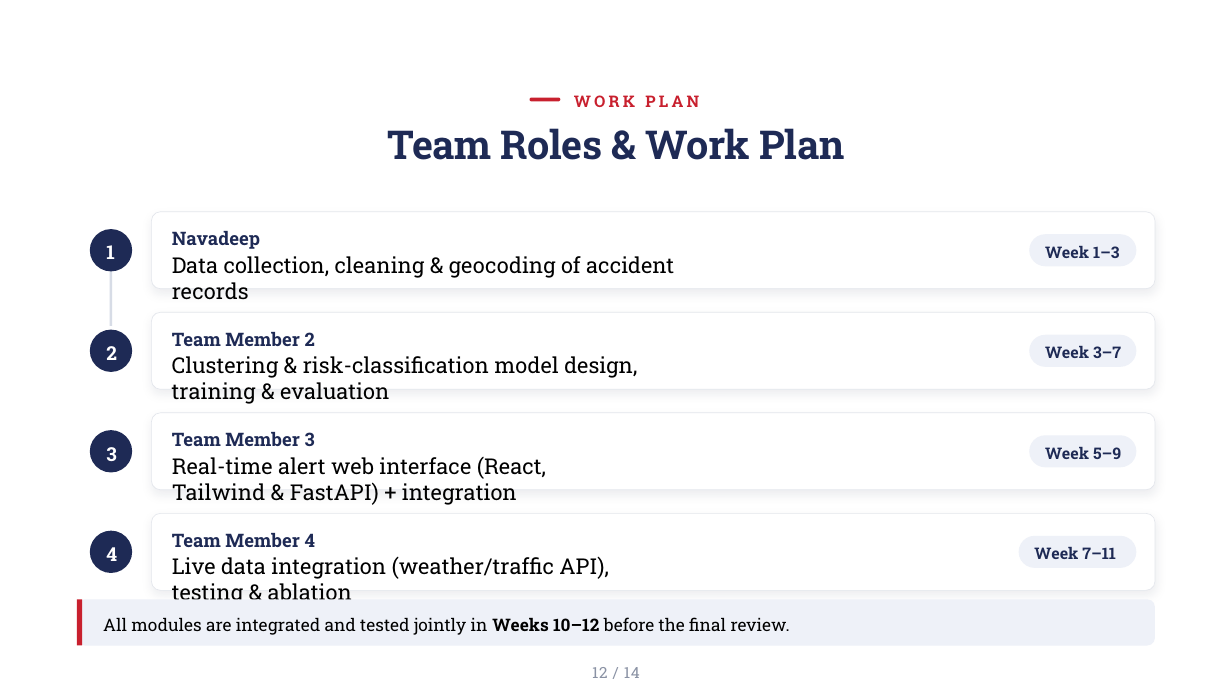
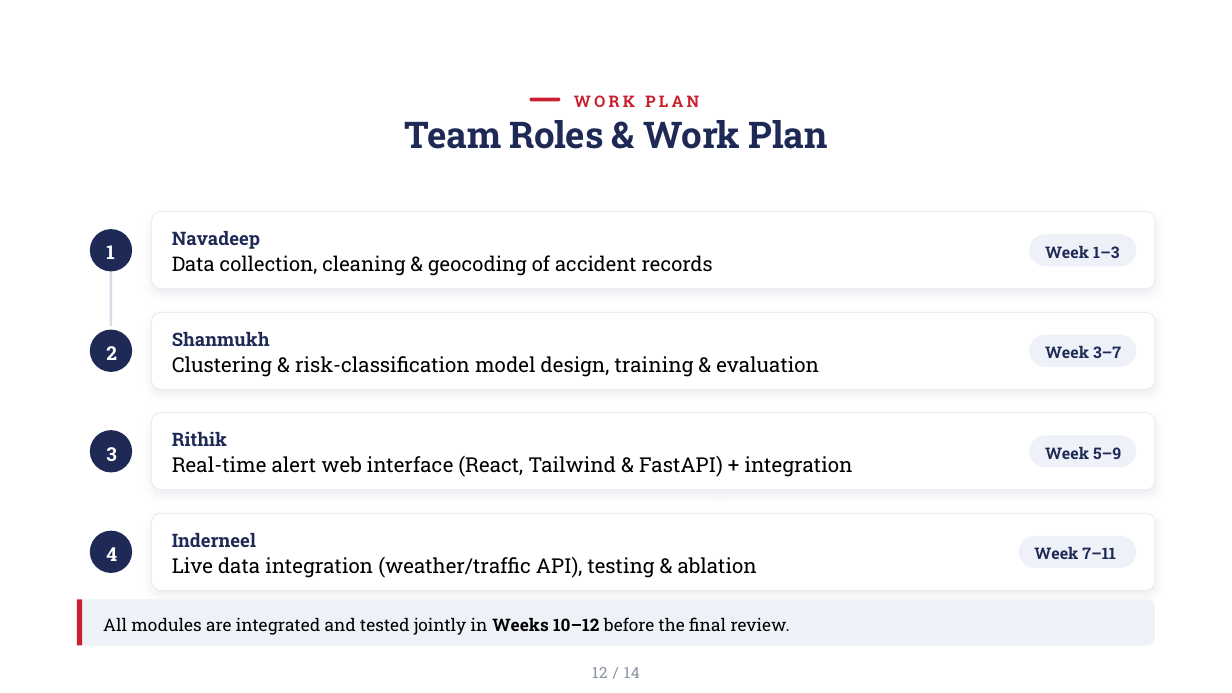
Before and after one commit to Shanmukhcr7/SafeRoute-AI, a slide deck: slide 12 of AI_Road_Accident_RiskZone_Detection_Review1_UPDATED_FIXED.pptx. Drawn at 1232x693 pixels with LibreOffice and Linux fonts; fonts in the diff are those of the drawing; background and template pictures are left out. Boxes give left, top, right and bottom in pixels: in the first picture for what was removed or moved away, otherwise in the second. Text is boxed around its words. In the diff, an @@ line names an element or a change of style, - is before the commit and + after.

```diff
--- a/AI_Road_Accident_RiskZone_Detection_Review1_UPDATED_FIXED.pptx
+++ b/AI_Road_Accident_RiskZone_Detection_Review1_UPDATED_FIXED.pptx
@@ text "Team Roles & Work Plan" at <box>405,120,828,149</box>: size 46.5 to 43 pt; line spacing 1 to 0.8 @@
@@ text "Data collection, cleaning & geocoding ..." at <box>172,255,713,276</box>: size 25.5 to 23.6 pt @@
@@ text at <box>172,332,270,346</box>: text changed @@
-Team Member 2
+Shanmukh
@@ text at <box>172,432,227,446</box>: text changed @@
-Team Member 3
+Rithik
@@ size 25.5 to 24 pt in 3 elements at <box>172,557,757,578</box>, <box>172,356,819,377</box>, <box>172,456,853,477</box> @@
@@ text at <box>172,533,256,547</box>: text changed @@
-Team Member 4
+Inderneel
```
Also in this commit, not shown: 13 other slides changed, 4 other files.
